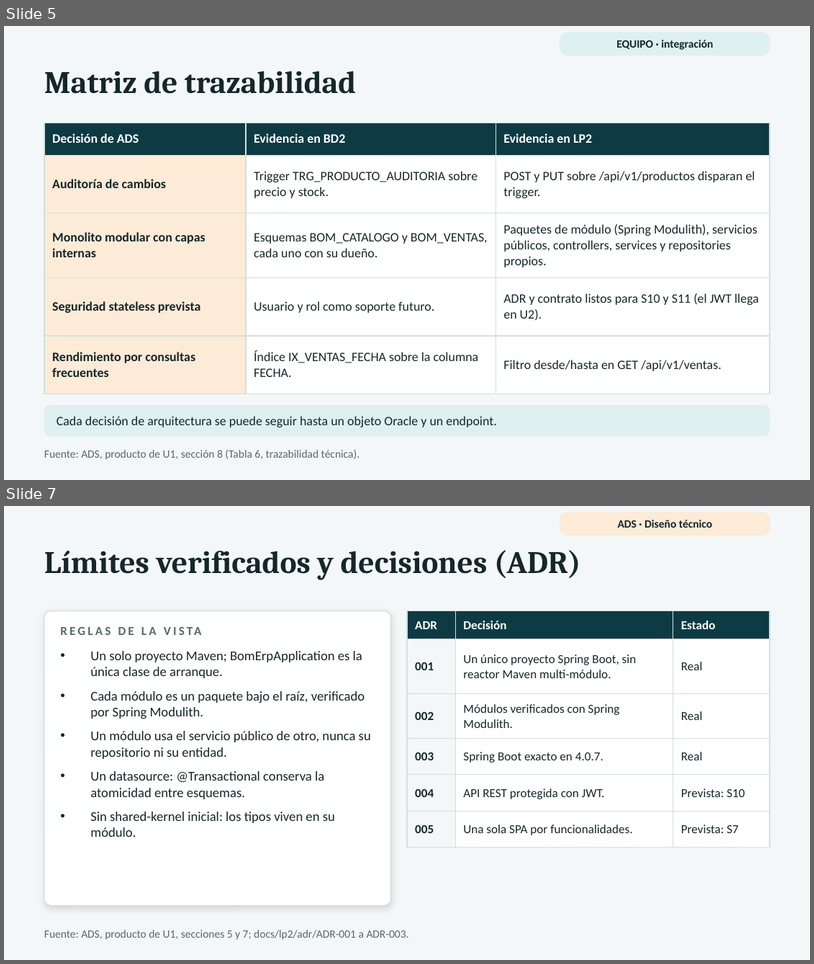
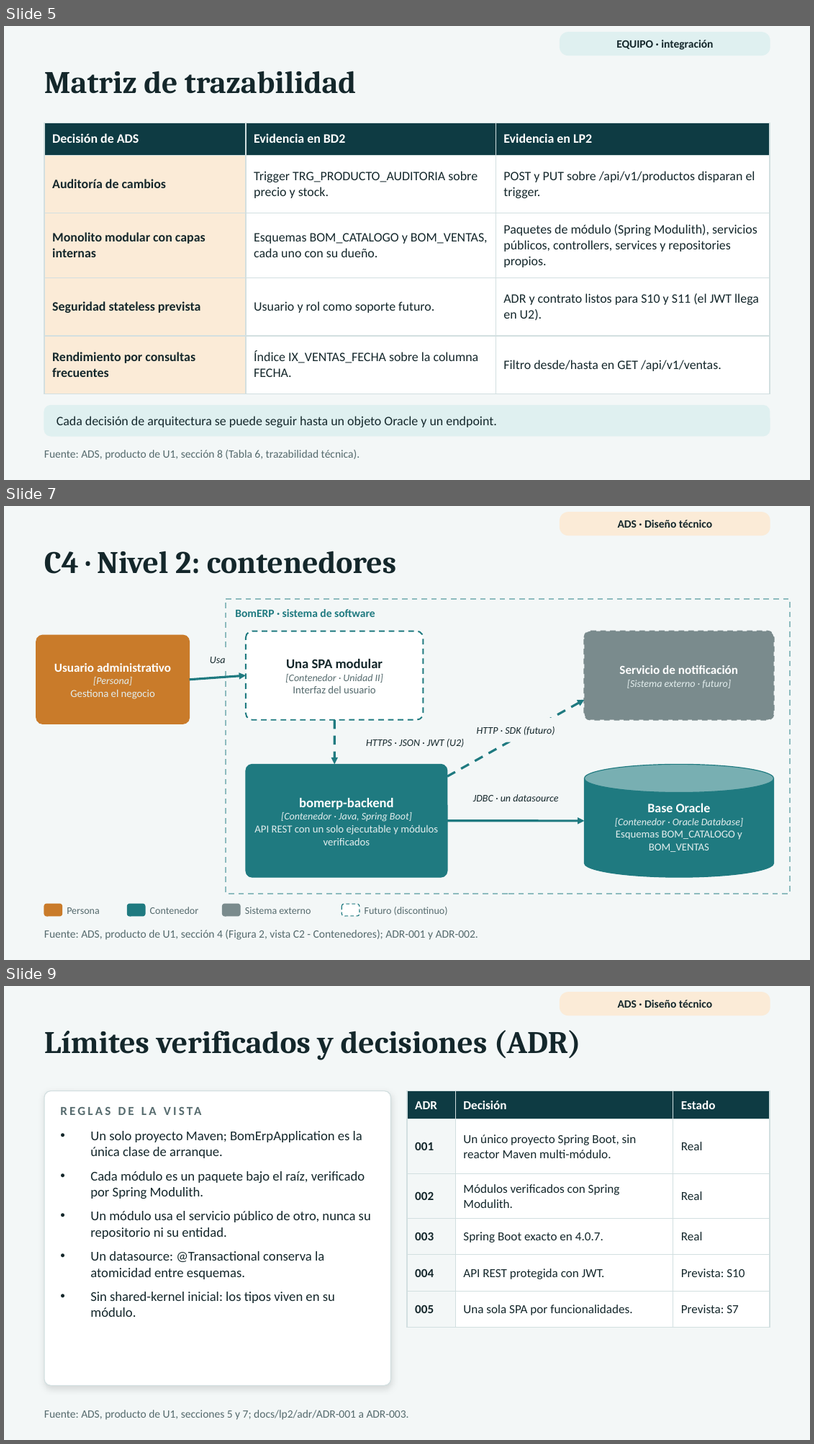
Before and after one commit to 262ciclo4/bomerp, a slide deck: docs/presentaciones/bomerp_U1_base_tecnica_empresarial.pptx. Shown one above the other, each under a label of ours: slides 5 and 7 before the commit, slides 5, 7 and 9 after it; the slides between them are not shown. The pictures are 814x964 and 814x1444 pixels, drawn with LibreOffice and Linux fonts; fonts in the diff are those of the drawing. Boxes give left, top, right and bottom in pixels: in the first picture for what was removed or moved away, otherwise in the second. Text is boxed around its words. In the diff, an @@ line names an element or a change of style, - is before the commit and + after.

```diff
--- a/docs/presentaciones/bomerp_U1_base_tecnica_empresarial.pptx
+++ b/docs/presentaciones/bomerp_U1_base_tecnica_empresarial.pptx
@@ slide 7 added at (x1=4, y1=506, x2=810, y2=960), background #F3F7F7 @@
@@ rounded rectangle added at (x1=561, y1=512, x2=770, y2=535), fill #FBEBD7, outline #FBEBD7 1 pt @@
@@ text added at (x1=618, y1=520, x2=712, y2=528), 10 pt, text #14272B, bold @@
+ADS · Diseño técnico
@@ text added at (x1=44, y1=551, x2=396, y2=574), 28 pt, text #14272B, bold @@
+C4 · Nivel 2: contenedores
@@ rectangle added at (x1=226, y1=599, x2=790, y2=893), outline #8DBBBE 1.25 pt dashed @@
@@ text added at (x1=235, y1=609, x2=376, y2=617), 10 pt, text #1F7A80, bold @@
+BomERP · sistema de software
@@ rounded rectangle added at (x1=36, y1=635, x2=190, y2=723), fill #C97B2A, outline #C97B2A 0.75 pt @@
@@ rounded rectangle added at (x1=246, y1=631, x2=423, y2=720), fill #FFFFFF, outline #1F7A80 1.25 pt dashed @@
@@ rounded rectangle added at (x1=584, y1=631, x2=774, y2=720), fill #7A8B8D, outline #7A8B8D 1.25 pt dashed @@
@@ text added at (x1=210, y1=656, x2=226, y2=663), 9 pt, text #14272B, italic @@
+Usa
@@ text added at (x1=54, y1=663, x2=171, y2=699), 11 pt, text #E3EEEE @@
+Usuario administrativo
+[Persona]
+Gestiona el negocio
@@ arrow added from (190, 680) to (246, 675), #1F7A80 2 pt @@
@@ text added at (x1=286, y1=659, x2=383, y2=693), 9 pt, text #566B6E @@
+Una SPA modular
+[Contenedor · Unidad II]
+Interfaz del usuario
@@ text added at (x1=620, y1=665, x2=738, y2=688), 9 pt, text #E3EEEE, italic @@
+Servicio de notificación
+[Sistema externo · futuro]
@@ arrow added from (448, 776) to (584, 700), #1F7A80 2 pt dashed @@
@@ arrow added from (334, 720) to (334, 764), #1F7A80 2 pt dashed @@
@@ text added at (x1=366, y1=739, x2=465, y2=747), 9 pt, text #14272B, italic @@
+HTTPS · JSON · JWT (U2)
@@ text added at (x1=477, y1=726, x2=556, y2=735), 9 pt, text #14272B, italic @@
+HTTP · SDK (futuro)
@@ rounded rectangle added at (x1=246, y1=764, x2=448, y2=877), fill #1F7A80, outline #1F7A80 0.75 pt @@
@@ cylinder added at (x1=584, y1=764, x2=774, y2=877), fill #1F7A80, outline #1F7A80 0.75 pt @@
@@ text added at (x1=255, y1=798, x2=438, y2=845), 9.5 pt, text #E3EEEE @@
+bomerp-backend
+[Contenedor · Java, Spring Boot]
+API REST con un solo ejecutable y módulos verificados
@@ text added at (x1=473, y1=794, x2=558, y2=801), 9 pt, text #14272B, italic @@
+JDBC · un datasource
@@ text added at (x1=615, y1=803, x2=743, y2=852), 9.5 pt, text #E3EEEE @@
+Base Oracle
+[Contenedor · Oracle Database]
+Esquemas BOM_CATALOGO y BOM_VENTAS
@@ arrow added from (448, 821) to (584, 821), #1F7A80 2 pt @@
@@ rounded rectangle added at (x1=44, y1=903, x2=62, y2=916), fill #C97B2A, outline #C97B2A 0.75 pt @@
@@ text added at (x1=67, y1=907, x2=100, y2=914), 9 pt, text #566B6E @@
+Persona
@@ rounded rectangle added at (x1=127, y1=903, x2=145, y2=916), fill #1F7A80, outline #1F7A80 0.75 pt @@
@@ text added at (x1=150, y1=906, x2=199, y2=914), 9 pt, text #566B6E @@
+Contenedor
@@ rounded rectangle added at (x1=223, y1=903, x2=240, y2=916), fill #7A8B8D, outline #7A8B8D 0.75 pt @@
@@ text added at (x1=245, y1=906, x2=311, y2=914), 9 pt, text #566B6E @@
+Sistema externo
@@ rounded rectangle added at (x1=342, y1=903, x2=360, y2=916), fill #FFFFFF, outline #1F7A80 0.75 pt dashed @@
@@ text added at (x1=365, y1=906, x2=448, y2=915), 9 pt, text #566B6E @@
+Futuro (discontinuo)
@@ text added at (x1=44, y1=929, x2=478, y2=939), 10 pt, text #566B6E @@
+Fuente: ADS, producto de U1, sección 4 (Figura 2, vista C2 - Contenedores); ADR-001 y ADR-002.
@@ what was slide 7 is now slide 9 @@
```
Also in this commit, not shown: 2 other slides added, 1 slide removed, 8 other files.
